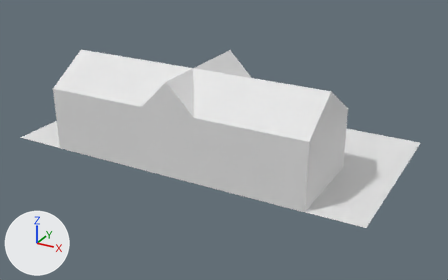
One commit to the glTF model assets/buildings/2x1_School.col.glb: the scene before it, then after it.
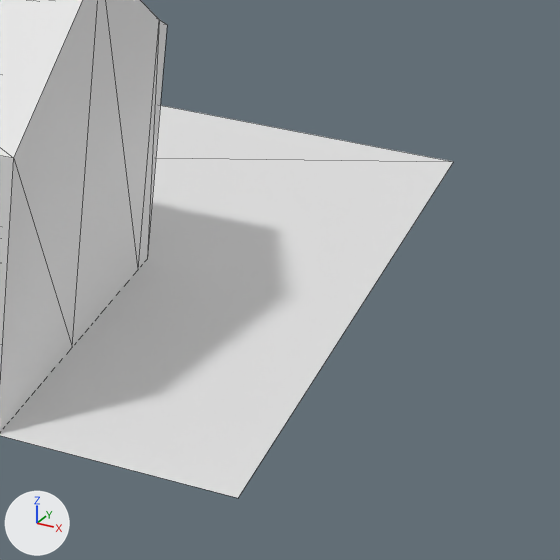
Old and new are each drawn whole from a camera (50 mm lens) standing at (100.3, -14.6, 27.5) and looking at (71.1, 38.6, 0.9) and again close up on the part from 68% to 100% of the width and 36% to 87% of the height. The lights are fixed; the arrows at lower left show +X, +Y and +Z. The close-ups show mesh edges as thin lines. Where no turn or scale is listed for an object, it has been applied to the vertices. Vertices at the same position are counted once.

In view in the first close-up: '2x1_School.col'.
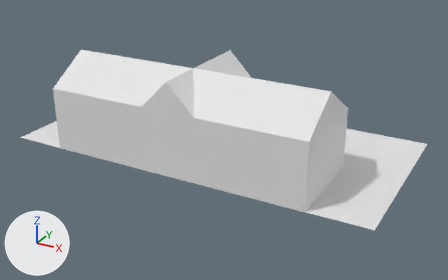
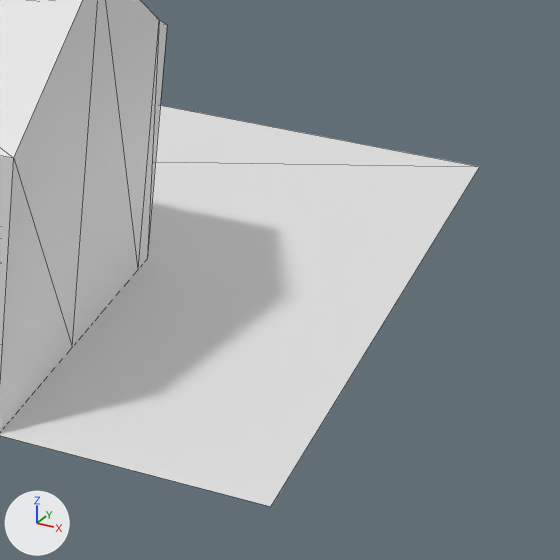
The newer file is also turned or shifted as a whole; pictures and numbers use the older file's frame.

Boxes [x1, y1, x2, y2] around the edits, measured in the close-ups (560 x 560 px; the box of a moved part takes in the faces that stretch with it):
'2x1_School.col', reshaped
    before: [0, 0, 453, 498]
    after: [0, 0, 479, 507]
part 1 of me_cube_088, moved or reshaped
    before: [155, 155, 453, 498]
    after: [155, 155, 479, 507]

The edits, one by one:
me_cube_088 has 243 vertices, 284 faces and spans x 0.0..39.3, y -20.0..0.0, z 0.0..9.7.
me_cube_088 is used by ob_2x1_school_col; location (50.0, 50.0, 0.04).
Part 1, on me_cube_088:
Vertex 240 of me_cube_088 moves from (39.3, -20.0, 0.0) at pixel (238, 498) to (40.0, -20.0, 0.0) at pixel (270, 506).
Vertex 242 of me_cube_088 moves from (39.3, 0.0, 0.0) at pixel (453, 161) to (40.0, 0.0, 0.0) at pixel (479, 166).
